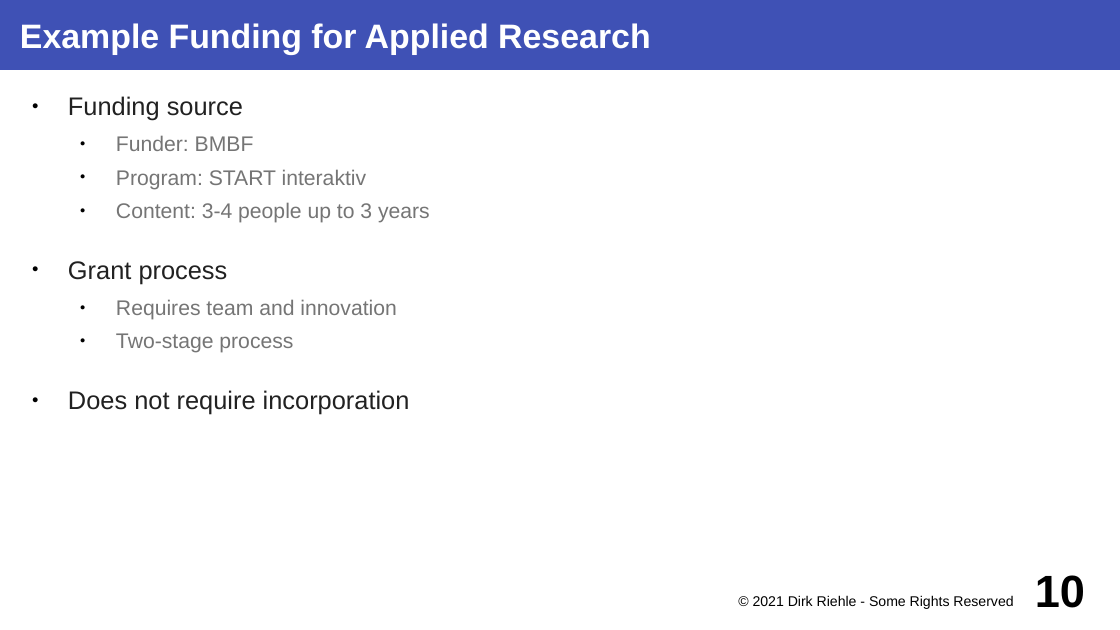
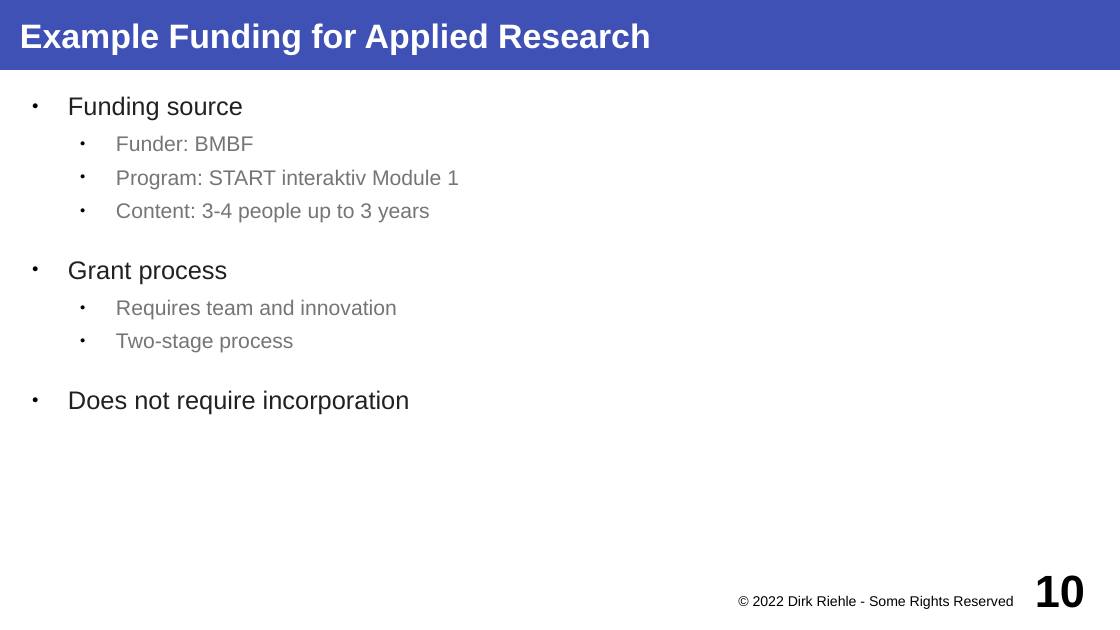
Before and after one commit to dirkriehle/coss-course, a slide deck: slide 10 of Lecture slides/COSS D03 - University Spin-offs.odp. Drawn at 1120x630 pixels with LibreOffice and Linux fonts; fonts in the diff are those of the drawing. Boxes give left, top, right and bottom in pixels: in the first picture for what was removed or moved away, otherwise in the second. Text is boxed around its words. In the diff, an @@ line names an element or a change of style, - is before the commit and + after.

```diff
--- a/Lecture slides/COSS D03 - University Spin-offs.odp
+++ b/Lecture slides/COSS D03 - University Spin-offs.odp
@@ text at (116, 169, 459, 190): text changed @@
-  ● Program: START interaktiv
+  ● Program: START interaktiv Module 1
@@ text at (753, 595, 1013, 609): text changed @@
-© 2021 Dirk Riehle - Some Rights Reserved
+© 2022 Dirk Riehle - Some Rights Reserved
```
Also in this commit, not shown: 20 other slides changed, 1 slide removed, 8 other files.
